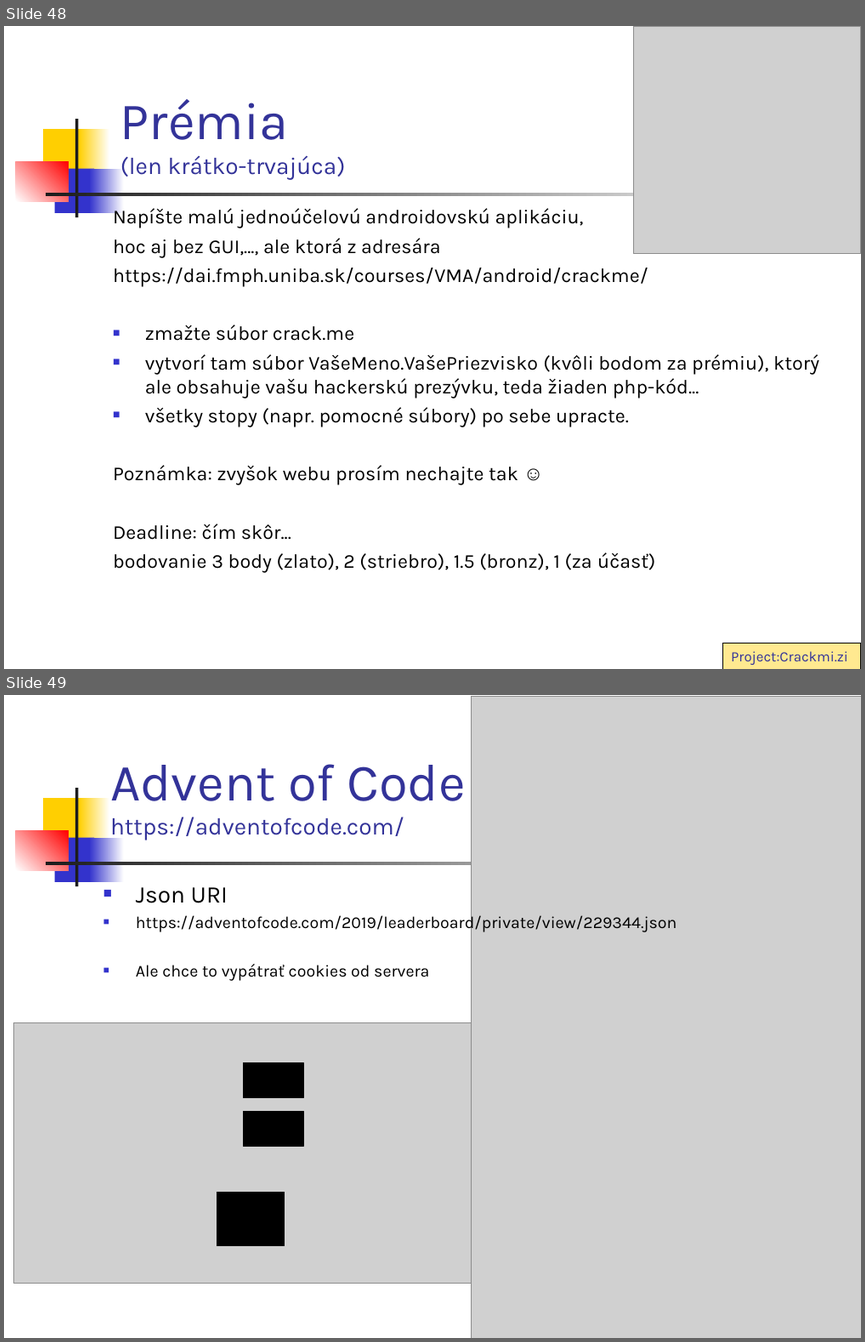
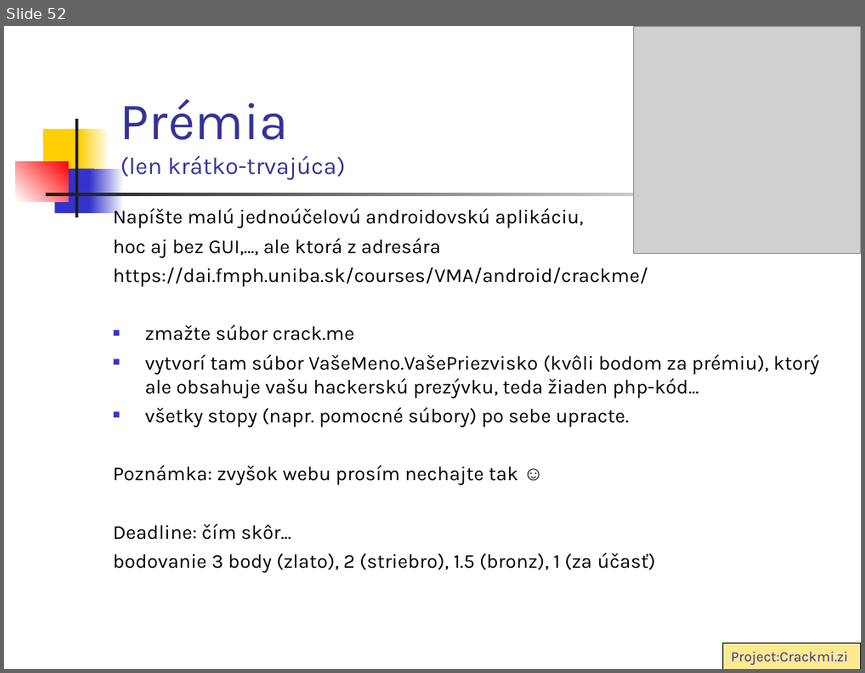
Before and after one commit to vmandro/Prednasky, a slide deck: 11/11_Android.ppt. Shown one above the other, each under a label of ours: slides 48 and 49 before the commit, slide 52 after it. The pictures are 865x1342 and 865x673 pixels, drawn with LibreOffice and Linux fonts; fonts in the diff are those of the drawing; grey boxes stand for pictures. Boxes give left, top, right and bottom in pixels: in the first picture for what was removed or moved away, otherwise in the second. Text is boxed around its words. In the diff, an @@ line names an element or a change of style, - is before the commit and + after.

```diff
--- a/11/11_Android.ppt
+++ b/11/11_Android.ppt
@@ slide 49 removed at (4, 695, 861, 1338), background #FFFFFF; not listed: 7 template elements that a slide beside it also shows @@
@@ picture removed at (471, 697, 861, 1338) @@
@@ title removed at (110, 764, 466, 841) @@
-Advent of Code
-https://adventofcode.com/
@@ text removed at (136, 887, 677, 981) @@
-■ Json URI
-■ https://adventofcode.com/2019/leaderboard/private/view/229344.json
-■ Ale chce to vypátrať cookies od servera
@@ picture removed at (14, 1023, 800, 1283) @@
@@ rectangle removed at (244, 1062, 304, 1098) @@
@@ rectangle removed at (244, 1111, 304, 1145) @@
@@ rectangle removed at (216, 1192, 284, 1246) @@
@@ what was slide 48 is now slide 52 @@
```
Also in this commit, not shown: 12 slides changed, 1 slide added, 1 other slide removed, 2 other files.
